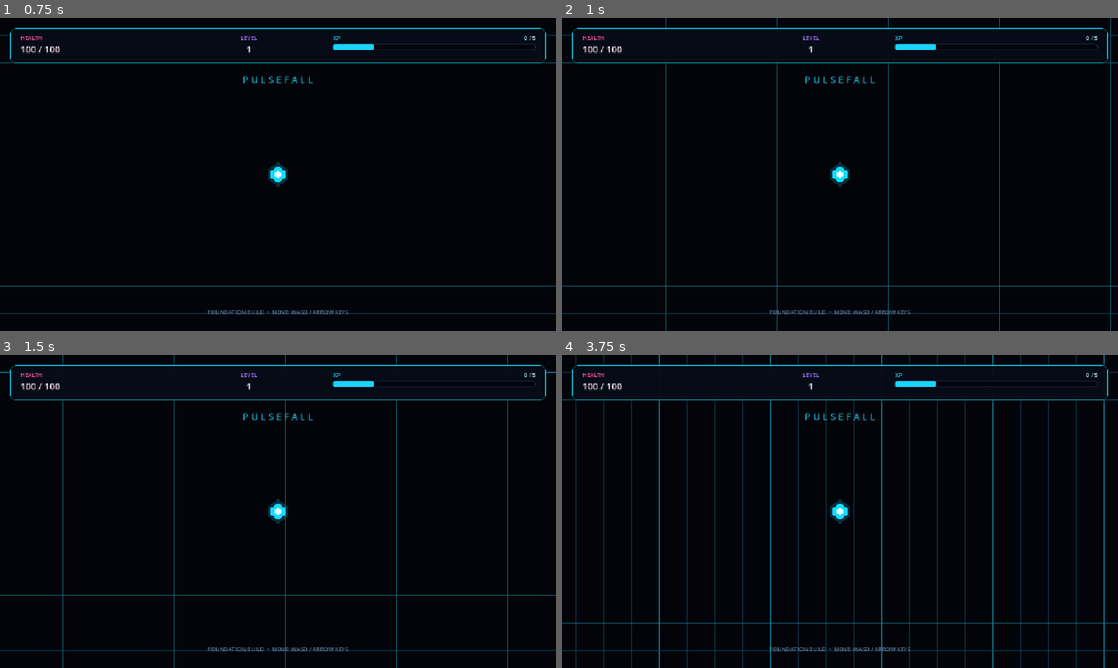
Above: before the commit, frames 1-4 (two rows, left to right).
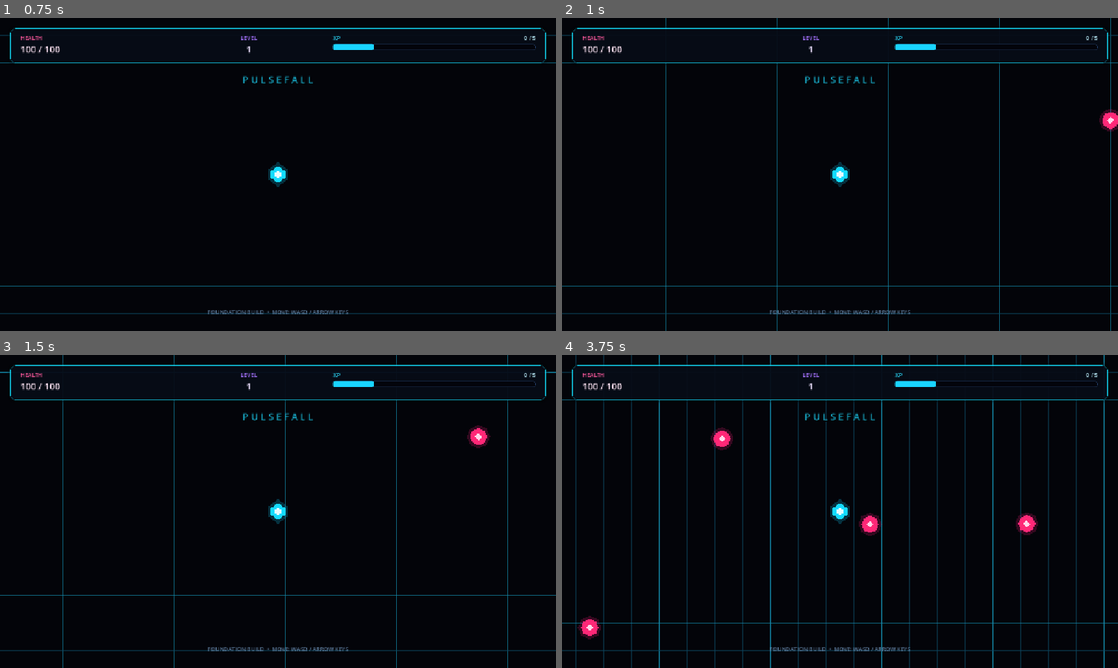
Above: after the commit, the same moments.

Repository: contrazap/Pulsefall
Game: Godot game, scene res://scenes/main.tscn
Two runs of this game, one before a commit and one after it. Both use one fixed random seed, a clock stepped at 60 frames per second and the inputs below.
Inputs:
- Up to frame 1 (0.75 s): tap Enter at 0.5 s; hold D (move_right) from 0.53 s (still down)
- Up to frame 2 (1 s): keep holding D (move_right)
- Up to frame 3 (1.5 s): release D (move_right) at 1.28 s; hold S (move_down) from 1.28 s (still down)
- Up to frame 4 (3.75 s): release S (move_down) at 2.03 s; hold D (move_right) 2.03-2.78 s; hold W (move_up) 2.78-3.53 s; hold A (move_left) from 3.53 s (still down)

Frame 1 is identical in both runs. In frame 2, 0.2% of the frame differs, in the area x 96-100%, y 29-37%; in frame 3, 0.2%; in frame 4, 0.9%, in the area x 2-86%, y 23-91%.

Commit message:
Complete F02 enemy spawn system

Diff:
--- /dev/null
+++ b/scenes/enemy.tscn
@@ -0,0 +1,26 @@
+[gd_scene load_steps=3 format=3]
+
+[ext_resource type="Script" path="res://scripts/enemy.gd" id="1_enemy"]
+
+[sub_resource type="CircleShape2D" id="CircleShape_enemy"]
+radius = 18.0
+
+[node name="Enemy" type="CharacterBody2D" groups=["normal_enemies"]]
+collision_layer = 2
+collision_mask = 0
+script = ExtResource("1_enemy")
+
+[node name="OuterGlow" type="Polygon2D" parent="."]
+polygon = PackedVector2Array(0, -27, 19, -19, 27, 0, 19, 19, 0, 27, -19, 19, -27, 0, -19, -19)
+color = Color(1, 0.12, 0.5, 0.2)
+
+[node name="Body" type="Polygon2D" parent="."]
+polygon = PackedVector2Array(0, -20, 14, -14, 20, 0, 14, 14, 0, 20, -14, 14, -20, 0, -14, -14)
+color = Color(1, 0.16, 0.47, 1)
+
+[node name="Core" type="Polygon2D" parent="."]
+polygon = PackedVector2Array(0, -8, 8, 0, 0, 8, -8, 0)
+color = Color(1, 0.84, 0.92, 1)
+
+[node name="CollisionShape2D" type="CollisionShape2D" parent="."]
+shape = SubResource("CircleShape_enemy")
--- a/scenes/main.tscn
+++ b/scenes/main.tscn
@@ -1,7 +1,9 @@
-[gd_scene load_steps=6 format=3]
+[gd_scene load_steps=8 format=3]
 
 [ext_resource type="Script" path="res://scripts/arena_grid.gd" id="1_grid"]
 [ext_resource type="PackedScene" path="res://scenes/player.tscn" id="2_player"]
+[ext_resource type="PackedScene" path="res://scenes/enemy.tscn" id="3_enemy"]
+[ext_resource type="Script" path="res://scripts/enemy_spawner.gd" id="4_spawner"]
 
 [sub_resource type="StyleBoxFlat" id="StyleBox_top_bar"]
 bg_color = Color(0.027, 0.047, 0.09, 0.92)
@@ -75,6 +77,17 @@
 
 [node name="Player" parent="World" instance=ExtResource("2_player")]
 
+[node name="Enemies" type="Node2D" parent="World"]
+
+[node name="EnemySpawner" type="Node" parent="World"]
+script = ExtResource("4_spawner")
+enemy_scene = ExtResource("3_enemy")
+target_path = NodePath("../Player")
+camera_path = NodePath("../Player/Camera2D")
+enemy_container_path = NodePath("../Enemies")
+
+[node name="SpawnTimer" type="Timer" parent="World/EnemySpawner"]
+
 [node name="HUD" type="CanvasLayer" parent="."]
 
 [node name="Layout" type="Control" parent="HUD"]
--- /dev/null
+++ b/scripts/enemy.gd
@@ -0,0 +1,26 @@
+extends CharacterBody2D
+
+@export_range(1.0, 1000.0, 1.0) var movement_speed: float = 135.0
+
+var target: Node2D
+
+
+func _physics_process(_delta: float) -> void:
+	refresh_chase_velocity()
+	move_and_slide()
+
+
+func set_target(next_target: Node2D) -> void:
+	target = next_target
+
+
+func refresh_chase_velocity() -> void:
+	if not is_instance_valid(target):
+		velocity = Vector2.ZERO
+		return
+	velocity = calculate_chase_velocity(target.global_position)
+
+
+func calculate_chase_velocity(target_position: Vector2) -> Vector2:
+	var direction := global_position.direction_to(target_position)
+	return direction * movement_speed
--- /dev/null
+++ b/scripts/enemy_spawner.gd
@@ -0,0 +1,149 @@
+extends Node
+
+const NORMAL_ENEMY_GROUP: StringName = &"normal_enemies"
+
+enum SpawnSide {
+	TOP,
+	RIGHT,
+	BOTTOM,
+	LEFT,
+}
+
+@export var enemy_scene: PackedScene
+@export_range(0.1, 60.0, 0.05) var spawn_interval: float = 0.75
+@export_range(1.0, 1024.0, 1.0) var offscreen_margin: float = 96.0
+@export_range(1, 500, 1) var maximum_active_enemies: int = 24
+@export var target_path: NodePath
+@export var camera_path: NodePath
+@export var enemy_container_path: NodePath
+
+var _target: Node2D
+var _camera: Camera2D
+var _enemy_container: Node
+var _spawn_timer: Timer
+
+
+func _ready() -> void:
+	_resolve_references()
+	_spawn_timer = get_node_or_null("SpawnTimer") as Timer
+	if _spawn_timer == null:
+		push_error("EnemySpawner requires a SpawnTimer child.")
+		return
+	_spawn_timer.wait_time = spawn_interval
+	_spawn_timer.timeout.connect(_on_spawn_timer_timeout)
+	_spawn_timer.start()
+
+
+func spawn_enemy() -> Node2D:
+	if not can_spawn_enemy():
+		return null
+
+	var enemy := enemy_scene.instantiate() as Node2D
+	if enemy == null:
+		push_error("EnemySpawner's enemy_scene must instantiate a Node2D.")
+		return null
+
+	_enemy_container.add_child(enemy)
+	enemy.global_position = calculate_spawn_position(
+		_camera.get_screen_center_position(),
+		_camera.get_viewport_rect().size,
+		_camera.zoom
+	)
+	if enemy.has_method("set_target"):
+		enemy.call("set_target", _target)
+	return enemy
+
+
+func can_spawn_enemy() -> bool:
+	return (
+		enemy_scene != null
+		and is_instance_valid(_target)
+		and is_instance_valid(_camera)
+		and is_instance_valid(_enemy_container)
+		and get_active_enemy_count() < maximum_active_enemies
+	)
+
+
+func get_active_enemy_count() -> int:
+	if not is_instance_valid(_enemy_container):
+		return 0
+
+	var active_count := 0
+	for child: Node in _enemy_container.get_children():
+		if child.is_in_group(NORMAL_ENEMY_GROUP):
+			active_count += 1
+	return active_count
+
+
+func calculate_visible_world_rect(
+	camera_position: Vector2,
+	viewport_size: Vector2,
+	camera_zoom: Vector2 = Vector2.ONE
+) -> Rect2:
+	var safe_zoom := Vector2(
+		maxf(absf(camera_zoom.x), 0.001),
+		maxf(absf(camera_zoom.y), 0.001)
+	)
+	var world_size := viewport_size / safe_zoom
+	return Rect2(camera_position - world_size * 0.5, world_size)
+
+
+func calculate_spawn_position(
+	camera_position: Vector2,
+	viewport_size: Vector2,
+	camera_zoom: Vector2 = Vector2.ONE,
+	spawn_side: int = -1,
+	edge_fraction: float = -1.0
+) -> Vector2:
+	var visible_rect := calculate_visible_world_rect(camera_position, viewport_size, camera_zoom)
+	var selected_side := spawn_side
+	if selected_side < SpawnSide.TOP or selected_side > SpawnSide.LEFT:
+		selected_side = randi_range(SpawnSide.TOP, SpawnSide.LEFT)
+	var fraction := clampf(edge_fraction, 0.0, 1.0) if edge_fraction >= 0.0 else randf()
+
+	match selected_side:
+		SpawnSide.TOP:
+			return Vector2(
+				lerpf(visible_rect.position.x, visible_rect.end.x, fraction),
+				visible_rect.position.y - offscreen_margin
+			)
+		SpawnSide.RIGHT:
+			return Vector2(
+				visible_rect.end.x + offscreen_margin,
+				lerpf(visible_rect.position.y, visible_rect.end.y, fraction)
+			)
+		SpawnSide.BOTTOM:
+			return Vector2(
+				lerpf(visible_rect.position.x, visible_rect.end.x, fraction),
+				visible_rect.end.y + offscreen_margin
+			)
+		_:
+			return Vector2(
+				visible_rect.position.x - offscreen_margin,
+				lerpf(visible_rect.position.y, visible_rect.end.y, fraction)
+			)
+
+
+func is_position_beyond_spawn_margin(
+	position: Vector2,
+	camera_position: Vector2,
+	viewport_size: Vector2,
+	camera_zoom: Vector2 = Vector2.ONE
+) -> bool:
+	var visible_rect := calculate_visible_world_rect(camera_position, viewport_size, camera_zoom)
+	return (
+		position.x <= visible_rect.position.x - offscreen_margin
+		or position.x >= visible_rect.end.x + offscreen_margin
+		or position.y <= visible_rect.position.y - offscreen_margin
+		or position.y >= visible_rect.end.y + offscreen_margin
+	)
+
+
+func _resolve_references() -> void:
+	_target = get_node_or_null(target_path) as Node2D
+	_camera = get_node_or_null(camera_path) as Camera2D
+	_enemy_container = get_node_or_null(enemy_container_path)
+
+
+func _on_spawn_timer_timeout() -> void:
+	spawn_enemy()
--- /dev/null
+++ b/tests/verify_f02.gd
@@ -0,0 +1,152 @@
+extends SceneTree
+
+const VIEWPORT_SIZE := Vector2(1280.0, 720.0)
+const DISTANT_CAMERA_POSITION := Vector2(4200.0, -3100.0)
+
+
+func _initialize() -> void:
+	call_deferred("_run_verification")
+
+
+func _run_verification() -> void:
+	var failures: Array[String] = []
+	_verify_enemy_scene(failures)
+	_verify_spawn_geometry(failures)
+	await _verify_main_integration_and_cap(failures)
+
+	if failures.is_empty():
+		print("F02 verification passed: reusable enemy chase, off-screen spawning, and population cap are configured.")
+		quit(0)
+		return
+
+	for failure: String in failures:
+		push_error(failure)
+	quit(1)
+
+
+func _verify_enemy_scene(failures: Array[String]) -> void:
+	var packed_scene := load("res://scenes/enemy.tscn") as PackedScene
+	if packed_scene == null:
+		failures.append("The reusable enemy scene could not be loaded.")
+		return
+
+	var enemy := packed_scene.instantiate() as CharacterBody2D
+	if enemy == null:
+		failures.append("The enemy scene root is not a CharacterBody2D.")
+		return
+
+	var movement_speed := enemy.get("movement_speed") as float
+	var body := enemy.get_node_or_null("Body") as Polygon2D
+	var collision_shape := enemy.get_node_or_null("CollisionShape2D") as CollisionShape2D
+	if movement_speed <= 0.0:
+		failures.append("Enemy movement speed is not a positive centralized value.")
+	if not enemy.is_in_group(&"normal_enemies"):
+		failures.append("The reusable enemy is not in the normal-enemy group.")
+	if body == null or body.polygon.size() < 3:
+		failures.append("The enemy lacks a readable geometric body.")
+	if collision_shape == null or collision_shape.shape == null:
+		failures.append("The enemy lacks a collision shape for later combat integration.")
+
+	enemy.global_position = Vector2(20.0, 30.0)
+	var target_position := Vector2(220.0, 30.0)
+	var chase_velocity := enemy.call("calculate_chase_velocity", target_position) as Vector2
+	if not chase_velocity.normalized().is_equal_approx(Vector2.RIGHT):
+		failures.append("The enemy does not calculate a direct chase direction.")
+	if not is_equal_approx(chase_velocity.length(), movement_speed):
+		failures.append("Enemy chase velocity does not use its configured speed.")
+
+	enemy.call("set_target", null)
+	enemy.call("refresh_chase_velocity")
+	if not enemy.velocity.is_zero_approx():
+		failures.append("The enemy does not stop safely when its target is absent.")
+	enemy.free()
+
+
+func _verify_spawn_geometry(failures: Array[String]) -> void:
+	var spawner_script := load("res://scripts/enemy_spawner.gd") as Script
+	if spawner_script == null:
+		failures.append("The enemy spawner script could not be loaded.")
+		return
+
+	var spawner := spawner_script.new() as Node
+	var spawn_interval := spawner.get("spawn_interval") as float
+	var offscreen_margin := spawner.get("offscreen_margin") as float
+	var maximum_active_enemies := spawner.get("maximum_active_enemies") as int
+	if spawn_interval <= 0.0 or offscreen_margin <= 0.0 or maximum_active_enemies <= 0:
+		failures.append("Spawner interval, margin, and cap are not valid centralized values.")
+
+	for camera_position: Vector2 in [Vector2.ZERO, DISTANT_CAMERA_POSITION]:
+		for side: int in range(4):
+			var spawn_position := spawner.call(
+				"calculate_spawn_position",
+				camera_position,
+				VIEWPORT_SIZE,
+				Vector2.ONE,
+				side,
+				0.5
+			) as Vector2
+			var is_beyond_margin := spawner.call(
+				"is_position_beyond_spawn_margin",
+				spawn_position,
+				camera_position,
+				VIEWPORT_SIZE,
+				Vector2.ONE
+			) as bool
+			if not is_beyond_margin:
+				failures.append("Spawn side %d is not beyond the configured camera margin." % side)
+			if spawn_position.is_equal_approx(camera_position):
+				failures.append("A generated spawn position overlaps the player/camera center.")
+	spawner.free()
+
+
+func _verify_main_integration_and_cap(failures: Array[String]) -> void:
+	var packed_scene := load("res://scenes/main.tscn") as PackedScene
+	if packed_scene == null:
+		failures.append("The main scene could not be loaded.")
+		return
+
+	var main := packed_scene.instantiate()
+	root.add_child(main)
+	await process_frame
+	var player := main.get_node_or_null("World/Player") as CharacterBody2D
+	var camera := main.get_node_or_null("World/Player/Camera2D") as Camera2D
+	var enemy_container := main.get_node_or_null("World/Enemies")
+	var spawner := main.get_node_or_null("World/EnemySpawner")
+	var spawn_timer := main.get_node_or_null("World/EnemySpawner/SpawnTimer") as Timer
+	if player == null or camera == null:
+		failures.append("F01 player or following camera is missing from the main scene.")
+	if enemy_container == null or spawner == null:
+		failures.append("The dedicated enemy container or spawner is missing from the main world.")
+		main.free()
+		return
+	if spawn_timer == null or spawn_timer.is_stopped():
+		failures.append("The enemy spawner does not run from its configured timer.")
+
+	spawner.set("maximum_active_enemies", 3)
+	for attempt: int in range(7):
+		spawner.call("spawn_enemy")
+	var active_count := spawner.call("get_active_enemy_count") as int
+	if active_count != 3:
+		failures.append("The enemy population cap was not enforced; expected 3 and found %d." % active_count)
+	if enemy_container.get_child_count() != 3:
+		failures.append("Spawn attempts at the cap accumulated extra enemy nodes.")
+
+	for child: Node in enemy_container.get_children():
+		if child.get("target") != player:
+			failures.append("A spawned enemy was not assigned the player target.")
+			break
+		var spawn_position := (child as Node2D).global_position
+		var valid_position := spawner.call(
+			"is_position_beyond_spawn_margin",
+			spawn_position,
+			camera.get_screen_center_position(),
+			camera.get_viewport_rect().size,
+			camera.zoom
+		) as bool
+		if not valid_position:
+			failures.append("A runtime enemy was not spawned beyond the current camera view.")
+			break
+
+	if main.get_node_or_null("World/ArenaGrid") == null or main.get_node_or_null("HUD/Layout") == null:
+		failures.append("F00/F01 arena or HUD integration was not retained.")
+	main.free()
Not shown, added: scripts/enemy.gd.uid
Not shown, added: scripts/enemy_spawner.gd.uid
Not shown, added: tests/verify_f02.gd.uid
Not shown, changed: GAME_PLAN.md
Not shown, changed: PROGRESS.md
Not shown, changed: plans/F02_normal_enemy_spawn_system.md
